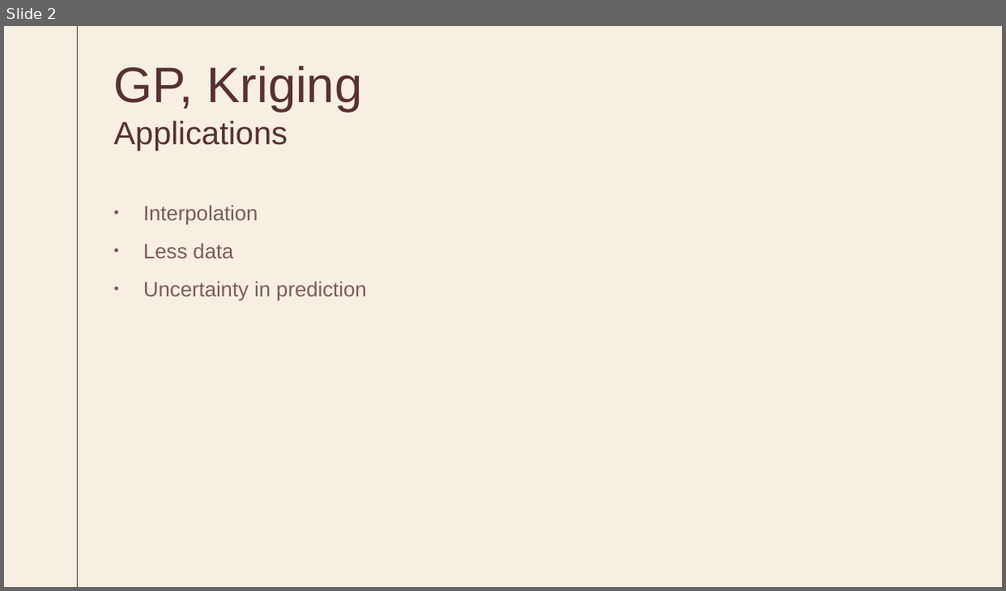
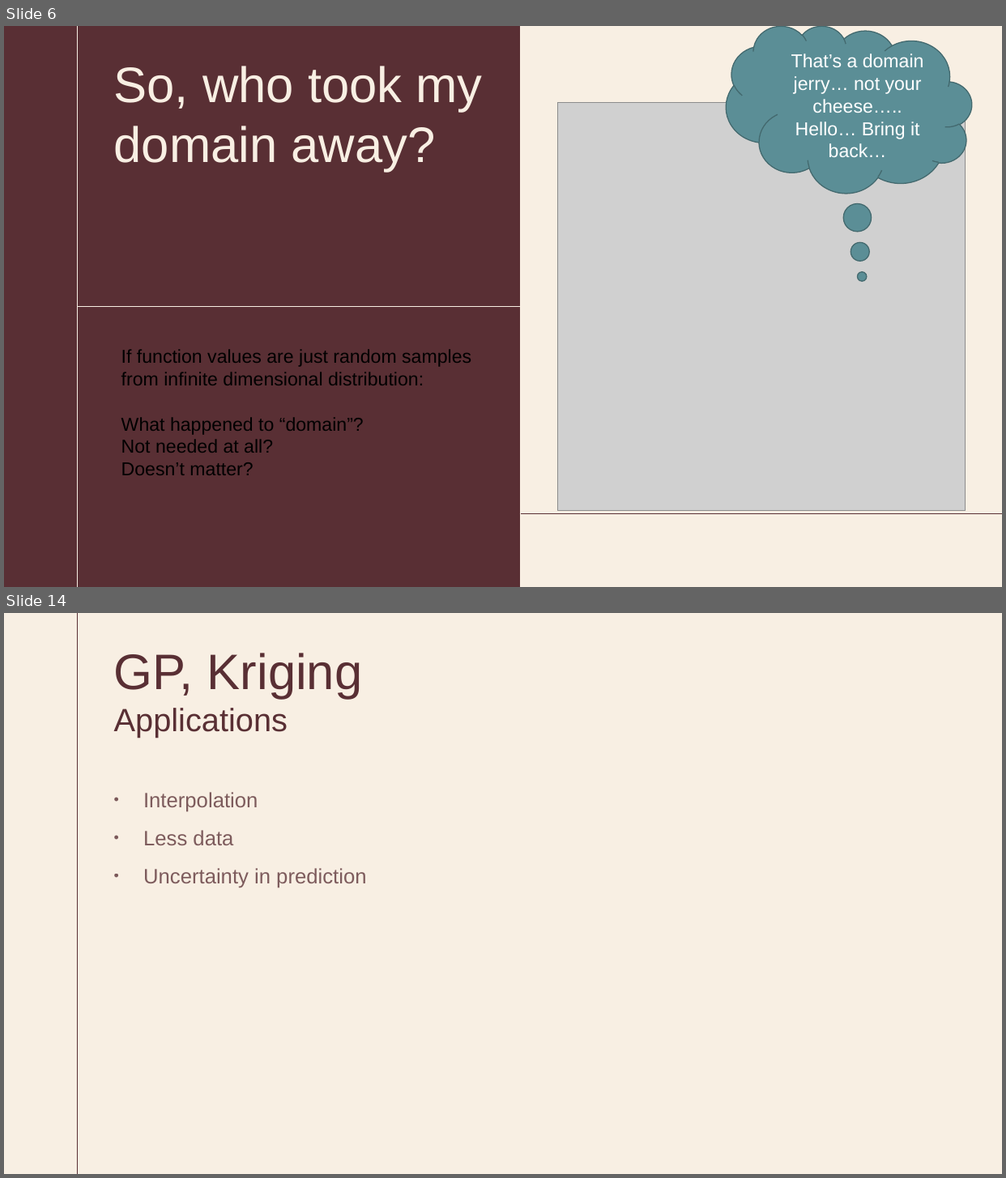
Before and after one commit to SarnathK/gp_tutorial, a slide deck: GP.pptx. Shown one above the other, each under a label of ours: slide 2 before the commit, slides 6 and 14 after it; the slides between them are not shown. The pictures are 1006x591 and 1006x1178 pixels, drawn with LibreOffice and Linux fonts; fonts in the diff are those of the drawing; grey boxes stand for pictures. Boxes give left, top, right and bottom in pixels: in the first picture for what was removed or moved away, otherwise in the second. Text is boxed around its words. In the diff, an @@ line names an element or a change of style, - is before the commit and + after.

```diff
--- a/GP.pptx
+++ b/GP.pptx
@@ slide 6 added at (4, 26, 1002, 587), background #F8EFE3; not listed: 1 template element that a slide beside it also shows @@
@@ rectangle added at (4, 26, 521, 587), fill #592F34 @@
@@ line added from (78, 26) to (78, 587), #F8EFE3 0.75 pt @@
@@ line added from (521, 26) to (521, 587), #F8EFE3 0.75 pt @@
@@ thought cloud added at (727, 26, 972, 194), fill #5B8E96, outline #43696F 1 pt, 18 pt, text #FFFFFF @@
+That’s a domain jerry… not your cheese….. Hello… Bring it back…
@@ title added at (114, 66, 482, 172), 48 pt, text #F8EFE3 @@
+So, who took my domain away?
@@ picture added at (557, 103, 965, 511) @@
@@ line added from (78, 307) to (521, 307), #F8EFE3 0.75 pt @@
@@ text added at (121, 349, 471, 476), 18 pt, text #000000 @@
+If function values are just random samples from infinite dimensional distribution:
+What happened to “domain”?
+Not needed at all?
+Doesn’t matter?
@@ line added from (4, 514) to (1002, 514), #592F34 0.75 pt @@
@@ what was slide 2 is now slide 14 @@
```
Also in this commit, not shown: 3 slides changed, 10 other slides added, 4 slides removed, 1 other file.
